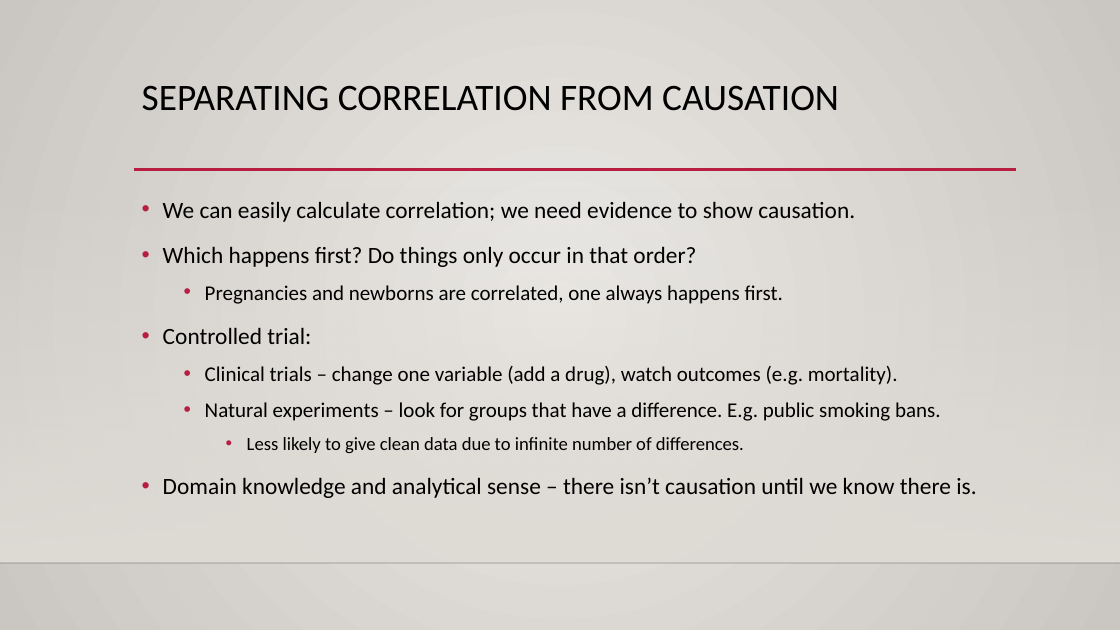
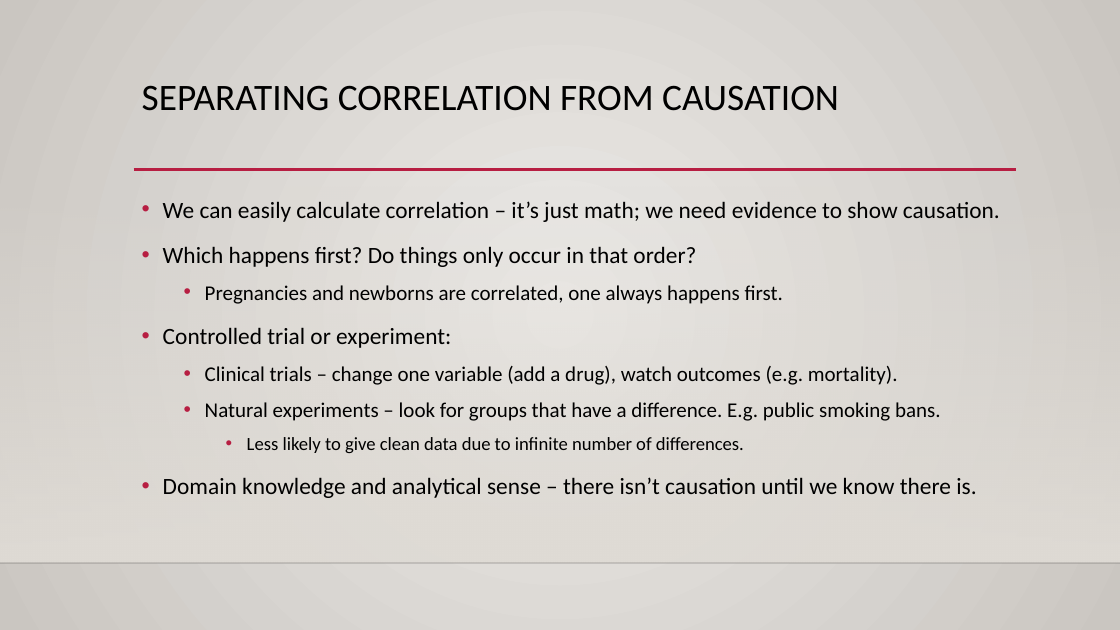
Before and after one commit to AkeemSemper/Basic_Stats_in_Python_Student_Workbooks, a slide deck: slide 20 of reference_material/slides/011_Correlation_Scatter.pptx (slide 15 before the commit). Drawn at 1120x630 pixels with LibreOffice and Linux fonts; fonts in the diff are those of the drawing; background and template pictures are left out. Boxes give left, top, right and bottom in pixels: in the first picture for what was removed or moved away, otherwise in the second. Text is boxed around its words. In the diff, an @@ line names an element or a change of style, - is before the commit and + after.

```diff
--- a/reference_material/slides/011_Correlation_Scatter.pptx
+++ b/reference_material/slides/011_Correlation_Scatter.pptx
@@ text at (x1=163, y1=201, x2=1000, y2=222): text changed @@
-• We can easily calculate correlation; we need evidence to show causation.
+• We can easily calculate correlation – it’s just math; we need evidence to show causation.
@@ text at (x1=163, y1=327, x2=451, y2=348): text changed @@
-• Controlled trial:
+• Controlled trial or experiment:
```
Also in this commit, not shown: 10 other slides changed, 6 slides added, 33 other files.
